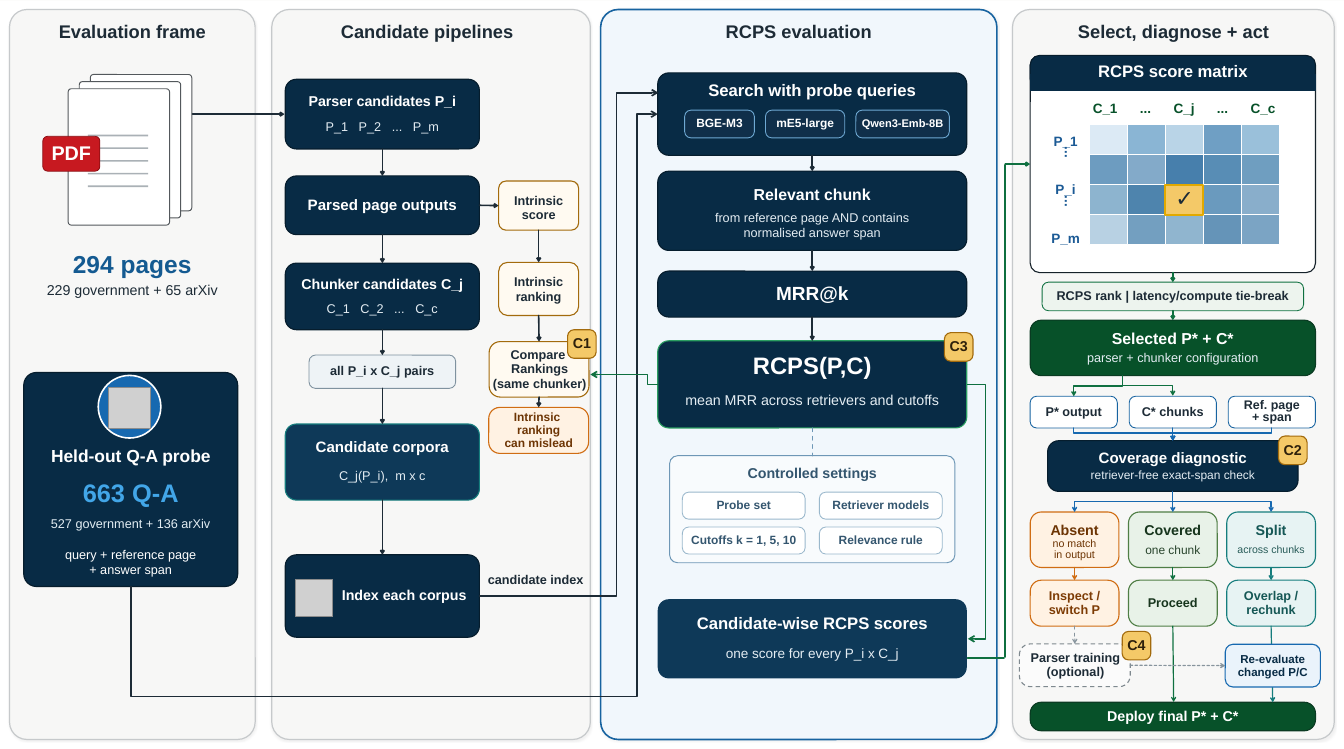
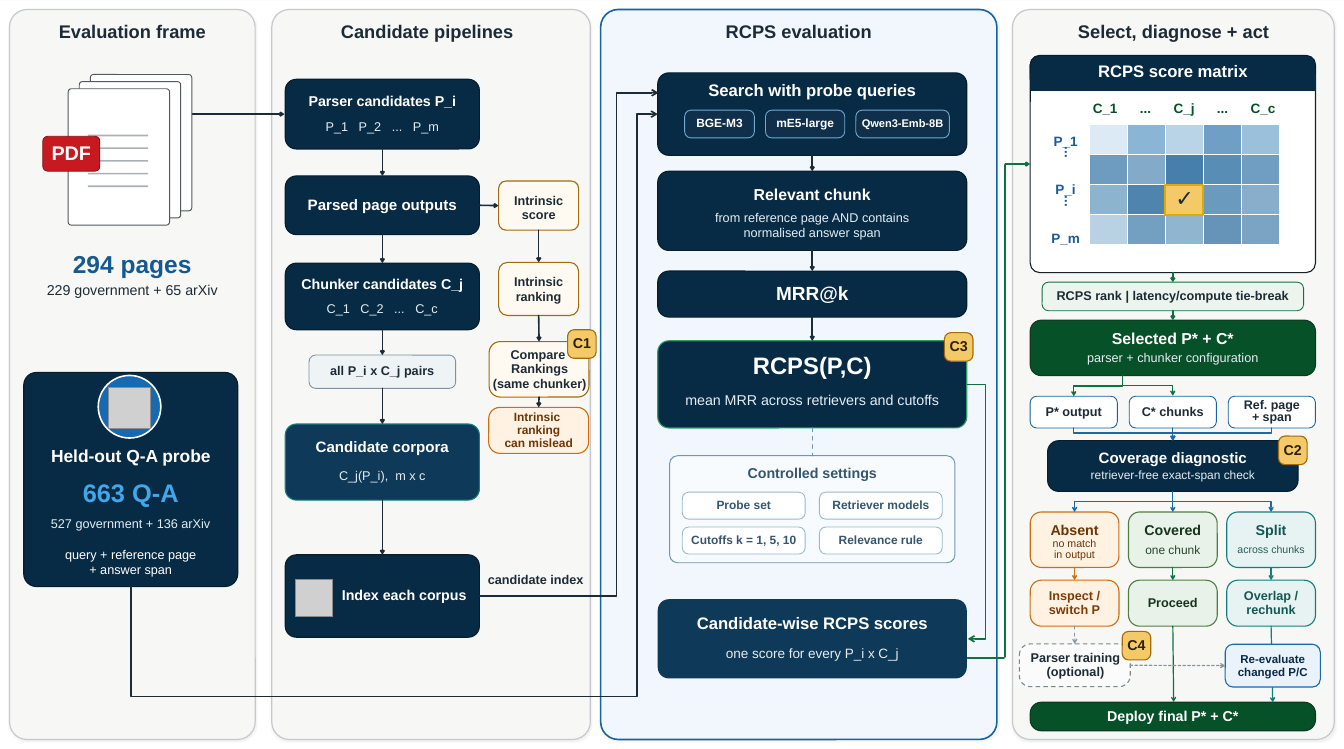
Before and after one commit to wigtn/WigtnOCR-RADP, a slide deck: slide 1 of paper/figures/fig_overview_camera_ready.pptx. Drawn at 1344x749 pixels with LibreOffice and Linux fonts; fonts in the diff are those of the drawing; grey boxes stand for pictures. Boxes give left, top, right and bottom in pixels: in the first picture for what was removed or moved away, otherwise in the second. Text is boxed around its words. In the diff, an @@ line names an element or a change of style, - is before the commit and + after.

```diff
--- a/paper/figures/fig_overview_camera_ready.pptx
+++ b/paper/figures/fig_overview_camera_ready.pptx
@@ elbow arrow removed from (658, 384) to (590, 374) @@
```
Also in this commit, not shown: 3 other files.
